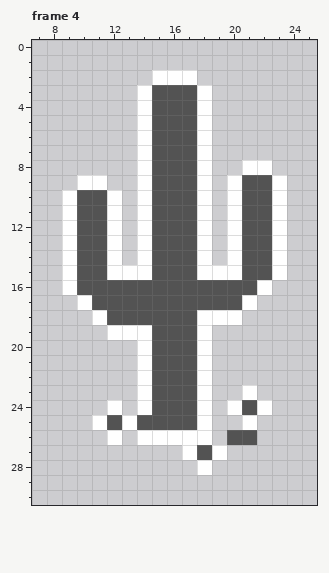
Pixel-art file: sprites.aseprite. The picture above is the old version.
32x32 pixels, 4 frames. Colours within 5 levels of each other are drawn and written as one. Shown: frame 4: x 7..25, y 0..30.
The result:
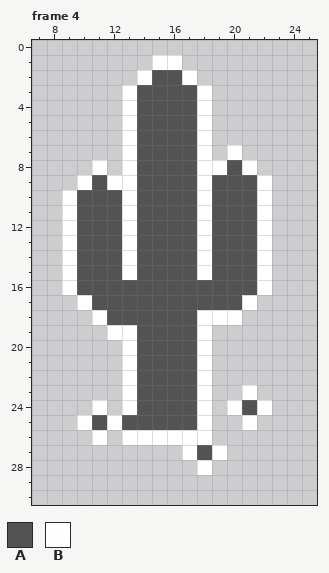
Palette (. is transparent): A #535353  B #fffffffd
Message: new cactus sprite M graphics/sprites.png M sprites.aseprite
Difference:
--- frame 4
@@ x 7..25 @@
  0 ...................
- 1 ...................
- 2 ........BBB........
- 3 .......BAAAB.......
- 4 .......BAAAB.......
- 5 .......BAAAB.......
- 6 .......BAAAB.......
- 7 .......BAAAB.......
- 8 .......BAAAB..BB...
- 9 ...BB..BAAAB.BAAB..
-10 ..BAAB.BAAAB.BAAB..
-11 ..BAAB.BAAAB.BAAB..
-12 ..BAAB.BAAAB.BAAB..
-13 ..BAAB.BAAAB.BAAB..
-14 ..BAAB.BAAAB.BAAB..
-15 ..BAABBBAAABBBAAB..
+ 1 ........BB.........
+ 2 .......BAAB........
+ 3 ......BAAAAB.......
+ 4 ......BAAAAB.......
+ 5 ......BAAAAB.......
+ 6 ......BAAAAB.......
+ 7 ......BAAAAB.B.....
+ 8 ....B.BAAAABBAB....
+ 9 ...BABBAAAABAAAB...
+10 ..BAAABAAAABAAAB...
+11 ..BAAABAAAABAAAB...
+12 ..BAAABAAAABAAAB...
+13 ..BAAABAAAABAAAB...
+14 ..BAAABAAAABAAAB...
+15 ..BAAABAAAABAAAB...
 16 ..BAAAAAAAAAAAAB...
@@ x 7..25 @@
 18 ....BAAAAAABBB.....
-19 .....BBBAAAB.......
-20 .......BAAAB.......
-21 .......BAAAB.......
-22 .......BAAAB.......
-23 .......BAAAB..B....
-24 .....B.BAAAB.BAB...
-25 ....BABAAAAB..B....
-26 .....B.BBBBB.AA....
+19 .....BBAAAAB.......
+20 ......BAAAAB.......
+21 ......BAAAAB.......
+22 ......BAAAAB.......
+23 ......BAAAAB..B....
+24 ....B.BAAAAB.BAB...
+25 ...BABAAAAAB..B....
+26 ....B.BBBBBB.......
 27 ..........BAB......
Where, in picture pixels (left, top, right, bottom), the same in both pictures:
changed: (77, 55, 182, 445)
changed: (212, 145, 287, 280)
erased: (227, 430, 257, 445)
